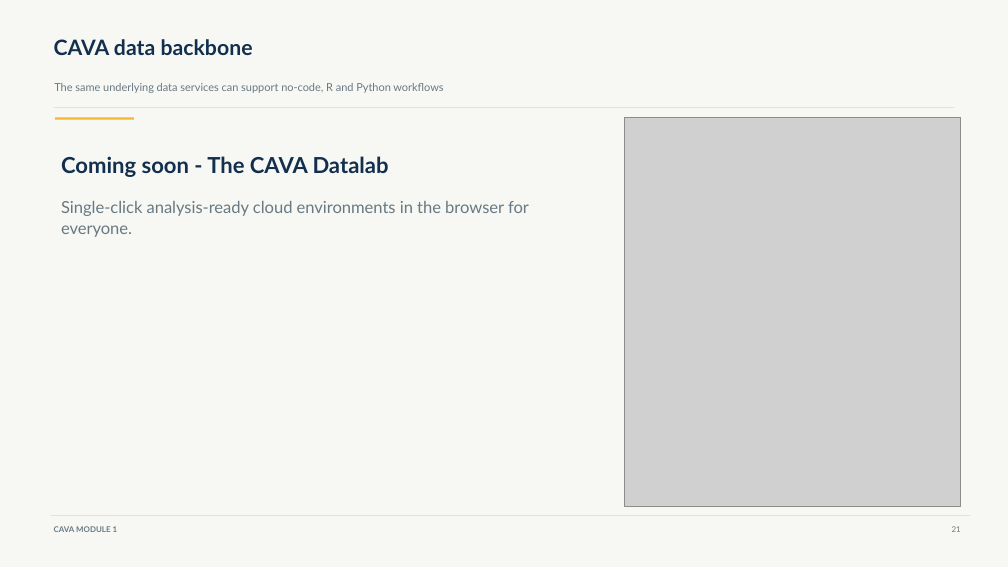
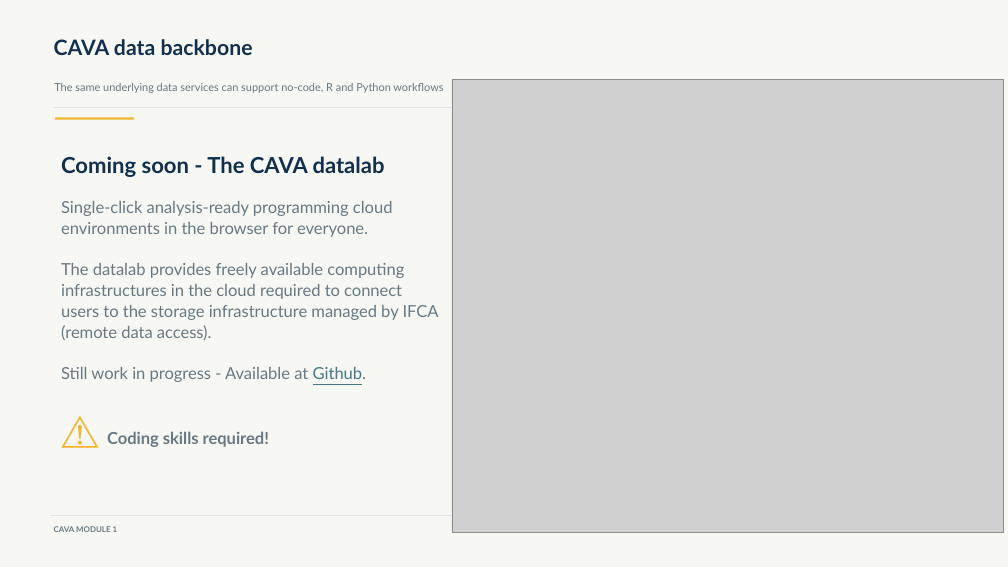
Before and after one commit to Risk-Team/trainings, a slide deck: slide 34 of CAVAtraining/HQ/day1/CAVA_Module_1.pptx (slide 23 before the commit). Drawn at 1008x567 pixels with LibreOffice and Linux fonts; fonts in the diff are those of the drawing; grey boxes stand for pictures. Boxes give left, top, right and bottom in pixels: in the first picture for what was removed or moved away, otherwise in the second. Text is boxed around its words. In the diff, an @@ line names an element or a change of style, - is before the commit and + after.

```diff
--- a/CAVAtraining/HQ/day1/CAVA_Module_1.pptx
+++ b/CAVAtraining/HQ/day1/CAVA_Module_1.pptx
@@ picture: place and size @@
-picture at (625, 117, 961, 507)
+picture at (452, 79, 1003, 532)
@@ text at (61, 156, 439, 447): text changed @@
-Coming soon - The CAVA Datalab
-Single-click analysis-ready cloud environments in the browser for everyone.
+Coming soon - The CAVA datalab
+Single-click analysis-ready programming cloud environments in the browser for everyone.
+The datalab provides freely available computing infrastructures in the cloud required to connect users to the storage infrastructure managed by IFCA (remote data access).
+Still work in progress - Available at Github.
+⚠ Coding skills required!
```
Also in this commit, not shown: 16 other slides changed, 17 slides added, 9 slides removed, 8 other files.
